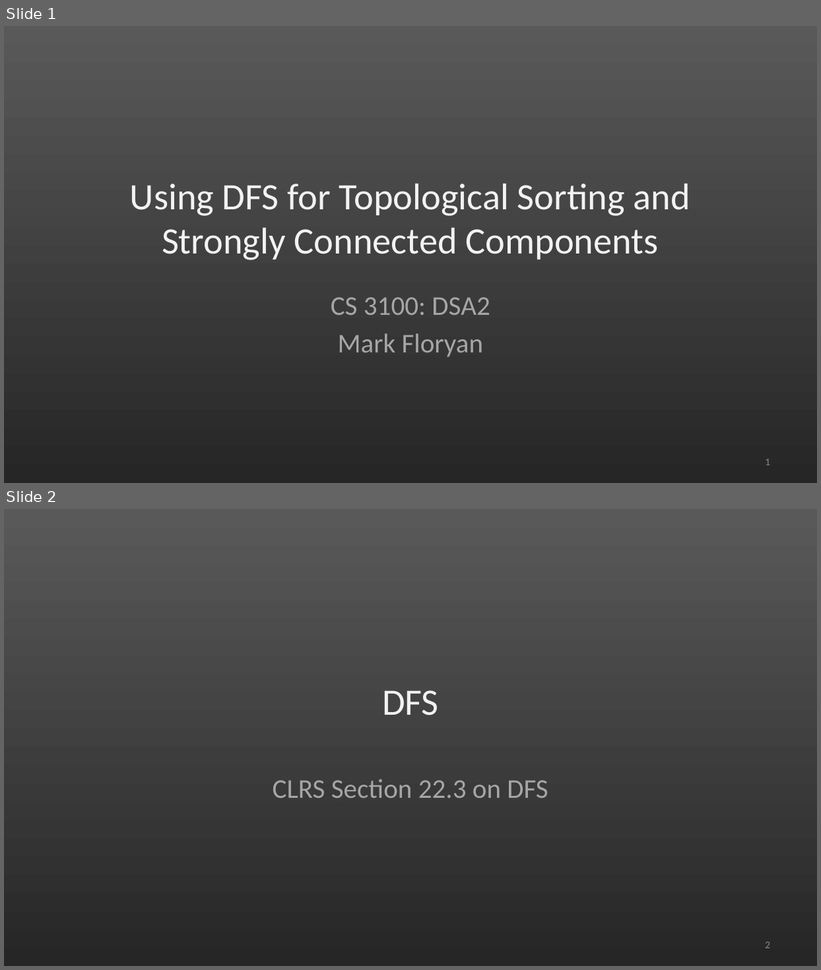
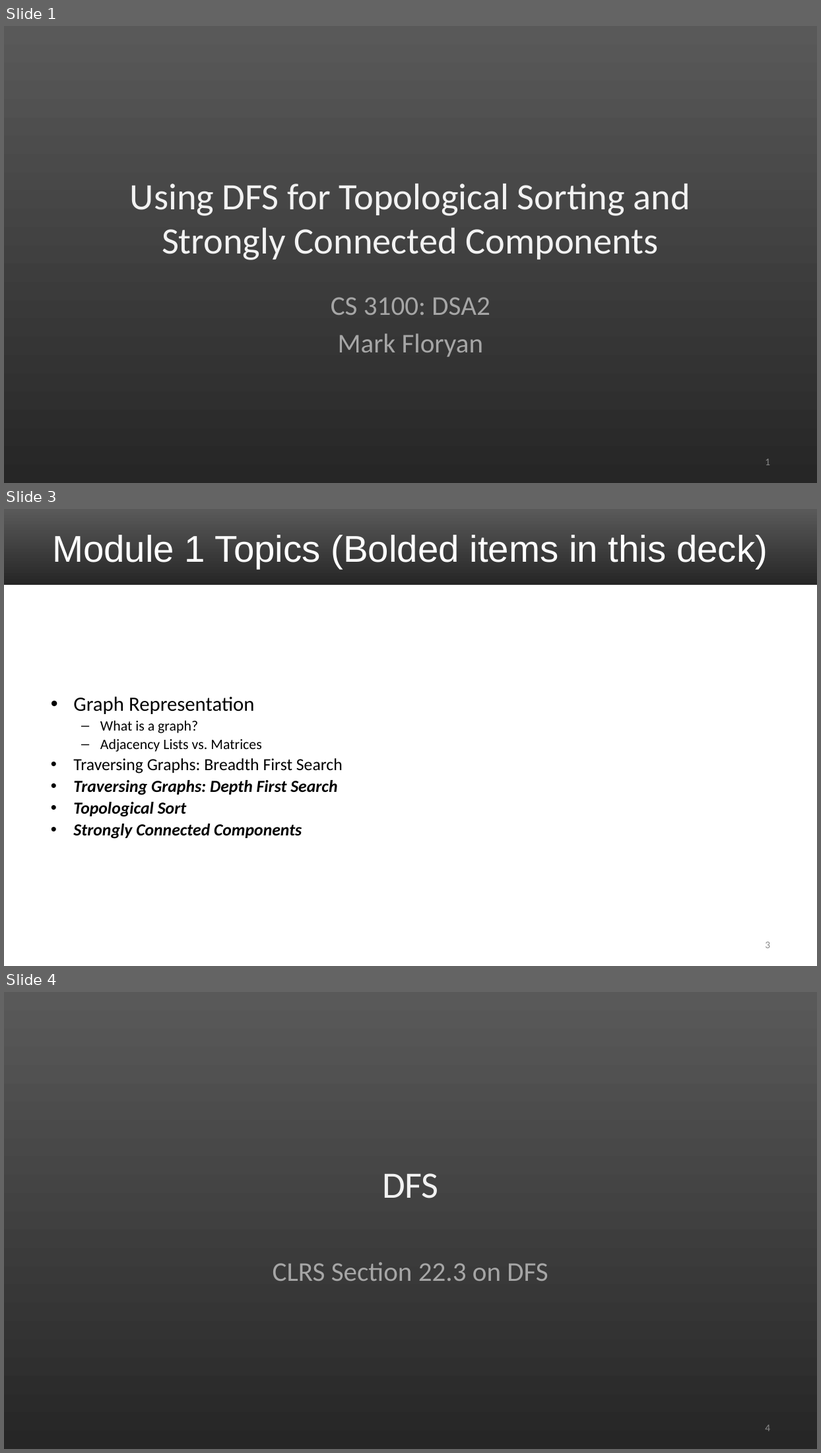
Before and after one commit to markfloryan/dsa2, a slide deck: slides/01-02-GraphsDFSTopoSCC.pptx. Shown one above the other, each under a label of ours: slides 1 and 2 before the commit, slides 1, 3 and 4 after it; the slides between them are not shown. The pictures are 821x970 and 821x1453 pixels, drawn with LibreOffice and Linux fonts; fonts in the diff are those of the drawing. Boxes give left, top, right and bottom in pixels: in the first picture for what was removed or moved away, otherwise in the second. Text is boxed around its words. In the diff, an @@ line names an element or a change of style, - is before the commit and + after.

```diff
--- a/slides/01-02-GraphsDFSTopoSCC.pptx
+++ b/slides/01-02-GraphsDFSTopoSCC.pptx
@@ slide 3 added at (x1=4, y1=509, x2=817, y2=966), background #FFFFFF @@
@@ rectangle added at (x1=4, y1=509, x2=817, y2=586), fill gradient #595959 to #262626 @@
@@ title added at (x1=52, y1=535, x2=768, y2=568), 44 pt, text #FFFFFF @@
+Module 1 Topics (Bolded items in this deck)
@@ text added at (x1=73, y1=696, x2=343, y2=839), 20 pt, text #000000 @@
+• Graph Representation
+  – What is a graph?
+  – Adjacency Lists vs. Matrices
+• Traversing Graphs: Breadth First Search
+• Traversing Graphs: Depth First Search
+• Topological Sort
+• Strongly Connected Components
@@ page number added at (x1=765, y1=942, x2=770, y2=949), 12 pt, text #8C8C8C @@
+3
@@ what was slide 2 is now slide 4 @@
@@ page number at (x1=765, y1=1425, x2=770, y2=1432): text changed @@
-2
+4
```
Also in this commit, not shown: 1 other slide added, 1 other file.
